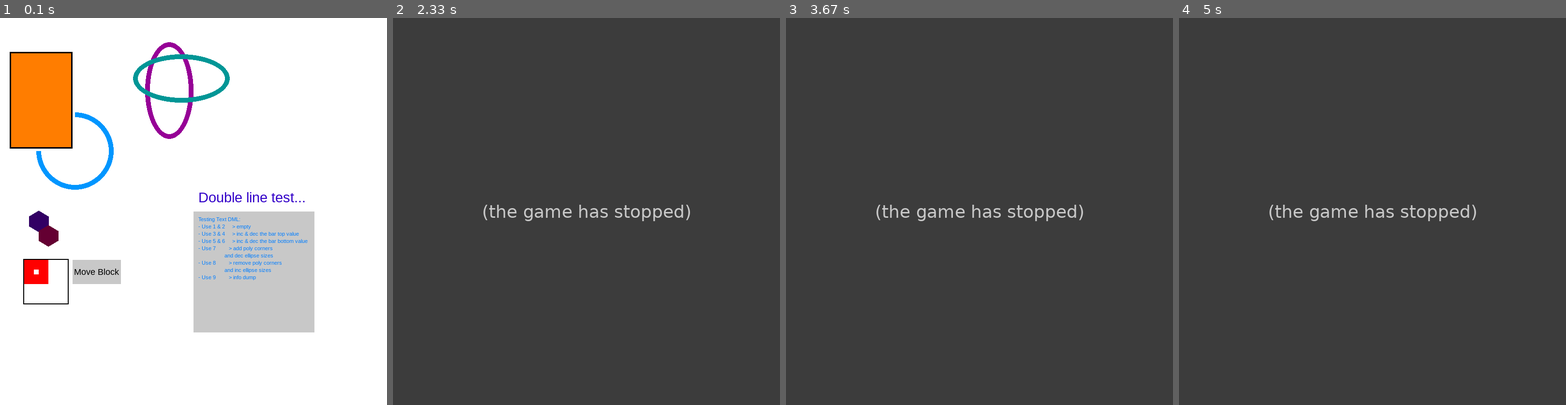
Above: before the commit, frames 1-4 (left to right).
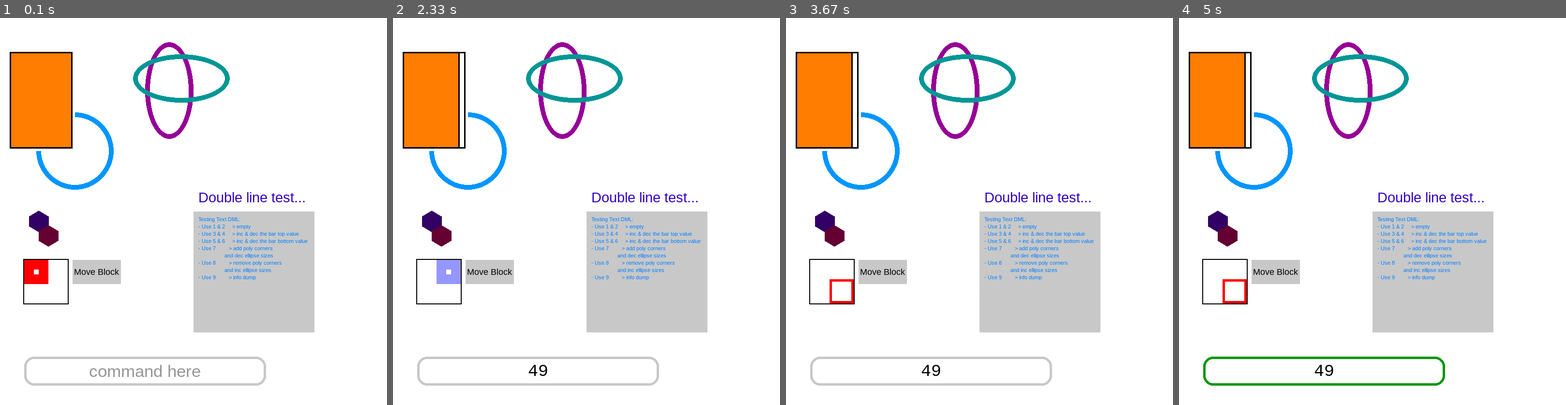
Above: after the commit, the same moments.

Repository: reimerrigtering/PygameUIExtension
Game: pygame game, started from testing.py
Same seed, same stepped clock (60 frames per second), same inputs: the game is played once before the commit and once after it.
Inputs (mouse positions are in pixels of both pictures, inside the frame that each line leads up to):
- Up to frame 1 (0.1 s): no input
- Up to frame 2 (2.33 s): click (540, 370) at 0.38 s, where only the run after the commit has a clickable "command here"; tap Enter at 0.67 s; tap 4 at 1 s; click "Move Block" at 1.38 s; tap 9 at 1.67 s; tap Esc at 2 s
- Up to frame 3 (3.67 s): click "Move Block" at 2.38 s
- Up to frame 4 (5 s): click "49" at 3.82 s

The runs differ from the first frame. In frame 1, 1.1% of the frame differs, in the area x 6-69%, y 87-95%; in frame 2, 100%, in the area x 0-100%, y 0-100%; in frame 3, 100%; in frame 4, 100%.
Before the commit the program exited at 2 s; later frames show no game.

Commit message:
Tested and Fixed bugs in InputField class

Diff:
--- a/testing.py
+++ b/testing.py
@@ -1,5 +1,6 @@
 import pygame
-from ui_classes import Display, Rect, Circle, Polygon, Ellipse, Text, Bar, Placement, ObjectAnimation as oa, Button
+from ui_classes import (Display, Rect, Circle, Polygon, Ellipse, Text, Bar, Placement, ObjectAnimation as oa, Button,
+                        InputField)
 
 
 display_window = Display((800, 800), 'testing')
@@ -57,6 +58,9 @@
 no_block_border = oa([(oa.Action.CHANGE_BORDER_WIDTH_TO, {'border': 5, 'time': 10})],
                      animation_objects=[moving_block])
 
+command_field = InputField(Rect(50, 700, 500, 60, color=(200, 200, 200), corner_radius_all=20, border=5),
+                           _empty_text=Text('command here', color=(150, 150, 150)), rect_active_color=(0, 150, 0))
+
 
 def move_block() -> None:
     global moving_block_seq_pos
@@ -97,6 +101,8 @@
     moving_block.render()
     move_block_button.render()
 
+    command_field.render()
+
     Button.release_push_buttons()
     Bar.process_all_bar_movement()
     oa.update_animations()
@@ -115,10 +121,11 @@
                     run = False
 
                 case pygame.KEYDOWN:
+                    match InputField.active_input.process_input(event):
+                        case 'block':
+                            move_block()
+
                     match event.key:
-                        case pygame.K_ESCAPE:
-                            run = False
-
                         # case pygame.K_1:
 
                         # case pygame.K_2:
@@ -154,13 +161,14 @@
                             ellipse1.height = min(ellipse1.height + 10, 300)
 
                         case pygame.K_9:
-                            print(f'{bar.display_range} -> {bar.goal_value_range} / {bar.max_value_range}')
+                            print(f'{bar.percentage}')
 
                         case pygame.K_i:
                             print(f'block_pos: {moving_block.x}, {moving_block.y}')
 
                 case pygame.MOUSEBUTTONDOWN:
                     Button.check_all_collisions()
+                    InputField.check_all_collisions()
 
         update_window()
 
--- a/ui_classes.py
+++ b/ui_classes.py
@@ -350,9 +350,7 @@
 
 @dataclass
 class Text:
-    _text: str = field(default='', kw_only=True)
-
-    text: str
+    _text: str = ''
     x: int = 0
     y: int = 0
     color: T_COLOR = (0, 0, 0)
@@ -483,7 +481,8 @@
 
 @dataclass
 class InputField:
-    active_input: ClassVar[None] = None
+    active_input_fields: ClassVar[list['InputField', ...]] = []
+    active_input: ClassVar[None or 'InputField'] = None
     rect_not_active_color: T_COLOR = field(default=None, kw_only=True)
 
     input_rect: Sequence[int, int, int, int, T_COLOR] | Rect = (0, 0, 0, 0, (0, 0, 0))
@@ -491,7 +490,7 @@
 
     _text: Text | None = None
     _empty_text: Text | None = None
-    replace_text_char: str | None = True
+    replace_text_char: str | None = False
     _hidden_text: str = ''
 
     character_max: int | None = None
@@ -516,6 +515,23 @@
 
         if self.select_on_init:
             InputField.active_input = self
+
+        if self._text is None:
+            self._text = Text(x=self.input_rect.x, y=self.input_rect.y, resize_max_width=self.input_rect.width,
+                              resize_max_height=self.input_rect.height, font='monospace')
+        if self._empty_text is None:
+            self._empty_text = Text(x=self.input_rect.x, y=self.input_rect.y, resize_max_width=self.input_rect.width,
+                                    resize_max_height=self.input_rect.height, font='monospace')
+
+        if self._empty_text.resize_max_width is None:
+            self._empty_text.resize_max_width = self.input_rect.width
+        if self._empty_text.resize_max_height is None:
+            self._empty_text.resize_max_height = self.input_rect.height
+
+        self.text.auto_size_font()
+        self.empty_text.auto_size_font()
+
+        InputField.active_input_fields.append(self)
 
     @property
     def text_str(self) -> str:
@@ -551,24 +567,24 @@
             return self.text_str
 
     @property
-    def empty_text(self) -> str:
-        return self._empty_text.text
+    def empty_text(self) -> Text:
+        return self._empty_text
 
     @empty_text.setter
     def empty_text(self, value) -> None:
+        if isinstance(value, Text):
+            self._empty_text = value
+        else:
+            raise NotImplemented
+
+    @property
+    def empty_text_str(self) -> str:
+        return self._empty_text.text
+
+    @empty_text_str.setter
+    def empty_text_str(self, value) -> None:
         if isinstance(value, str):
             self._empty_text.text = value
-        else:
-            raise NotImplemented
-
-    @property
-    def empty_text_raw(self) -> Text:
-        return self._empty_text
-
-    @empty_text_raw.setter
-    def empty_text_raw(self, value) -> None:
-        if isinstance(value, Text):
-            self._empty_text = value
         else:
             raise NotImplemented
 
@@ -597,10 +613,10 @@
 
         self.input_rect.render(display)
 
-        text_x, text_y = self.input_rect.x, self.input_rect.y + self.input_rect.height // 2
+        text_x, text_y = self.input_rect.x, self.input_rect.y
         if self.text_str == '' and not self == InputField.active_input:
-            self.empty_text_raw.x, self.empty_text_raw.y = text_x, text_y
-            self.empty_text_raw.render(display)
+            self.empty_text.x, self.empty_text.y = text_x, text_y
+            self.empty_text.render(display)
         else:
             self.text.x, self.text.y = text_x, text_y
             self.text.render(display)
@@ -622,34 +638,55 @@
 
     @classmethod
     def process_input(cls, event) -> None | str:
+        if cls.active_input is None:
+            return
+        active_field = cls.active_input
+
         if event.key in (pygame.K_ESCAPE, pygame.K_RETURN, pygame.K_KP_ENTER, pygame.K_BACKSPACE):
-            if event.key == pygame.K_ESCAPE and cls.active_input.exit_esc:
+            if event.key == pygame.K_ESCAPE and active_field.exit_esc:
                 cls.deactivate()
                 return
 
             elif event.key in (pygame.K_RETURN, pygame.K_KP_ENTER):
                 return_text = None
 
-                if cls.active_input.submit_return:
-                    return_text = cls.active_input.text_hidden
-
-                if cls.active_input.clear_on_submit:
-                    cls.active_input.text_str = ''
+                if active_field.submit_return:
+                    return_text = active_field.text_hidden
+
+                if active_field.clear_on_submit:
+                    active_field.text_str = ''
 
                 return return_text
 
-            elif event.key == pygame.K_BACKSPACE and cls.active_input.can_del:
-                if len(cls.active_input.text_str) >= 1:
-                    cls.active_input.text_str = cls.active_input.text_str[:-1]
+            elif event.key == pygame.K_BACKSPACE and active_field.can_del:
+                if len(active_field.text_str) >= 1:
+                    active_field.text_str = active_field.text_str[:-1]
                 return
 
-        elif len(cls.active_input.text_str) < cls.active_input.character_max and \
-                cls.active_input.is_allowed(event.unicode):
-            cls.active_input.text_str += event.unicode
+        elif active_field.is_allowed(event.unicode):
+            if active_field.character_max is not None and len(active_field.text_str) < active_field.character_max:
+                active_field.text_str += event.unicode
+            elif active_field.character_max is None:
+                active_field.text_str += event.unicode
             return
 
         print(f'Input processing is not implemented for {event.unicode}')
         return
+
+    def check_collision(self, event_pos: tuple[int, int] | None = None) -> bool:
+        event_pos = pygame.mouse.get_pos() if event_pos is None else event_pos
+
+        if self.input_rect.rect.collidepoint(event_pos):
+            InputField.activate(self)
+            return True
+        return False
+
+    @classmethod
+    def check_all_collisions(cls):
+        mouse_position = pygame.mouse.get_pos()
+
+        for input_field in cls.active_input_fields:
+            input_field.check_collision(mouse_position)
 
     def __repr__(self) -> str:
         return f'pos: ({self.input_rect.x}, {self.input_rect.y}) - text: {self.text_str}'
@@ -900,7 +937,6 @@
 
     def stop(self):
         if self in ObjectAnimation.running_animations:
-            # ObjectAnimation.running_animations.remove(self)
             ObjectAnimation.running_animations[ObjectAnimation.running_animations.index(self)] = None
 
         if self.stop_reset:
@@ -1132,7 +1168,6 @@
     starting_frame: int = Frame.get()
 
     def __post_init__(self) -> None:
-        # Bar._bar_id_counter += 1
         Bar.active_bars.append(self)
 
         if isinstance(self.rect, Sequence):
@@ -1177,6 +1212,10 @@
             self._text = value
         else:
             raise NotImplemented
+
+    @property
+    def percentage(self) -> tuple[float, ...]:
+        return tuple(round(self.goal_value_range[i] / self.max_value_range[1] * 100, 1) for i in range(2))
 
     def set_value(self, value: float, set_bottom: bool = False) -> None:
         if self.allow_inverse:
Not shown, changed: TODOs.txt
